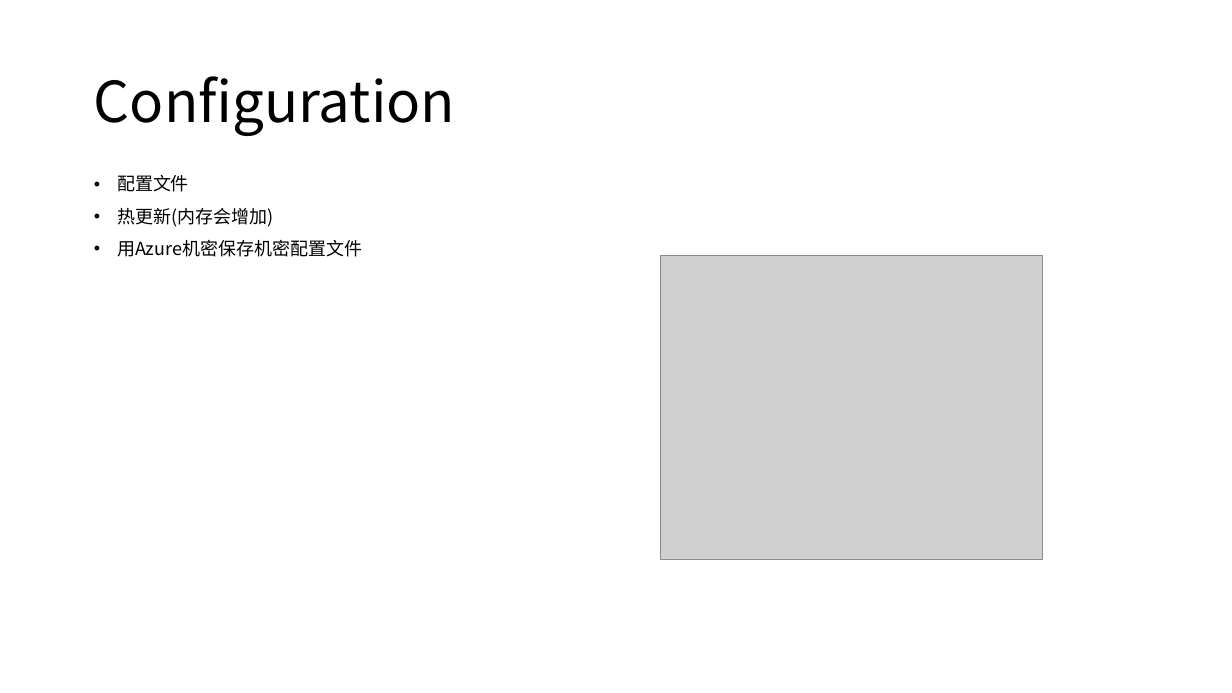
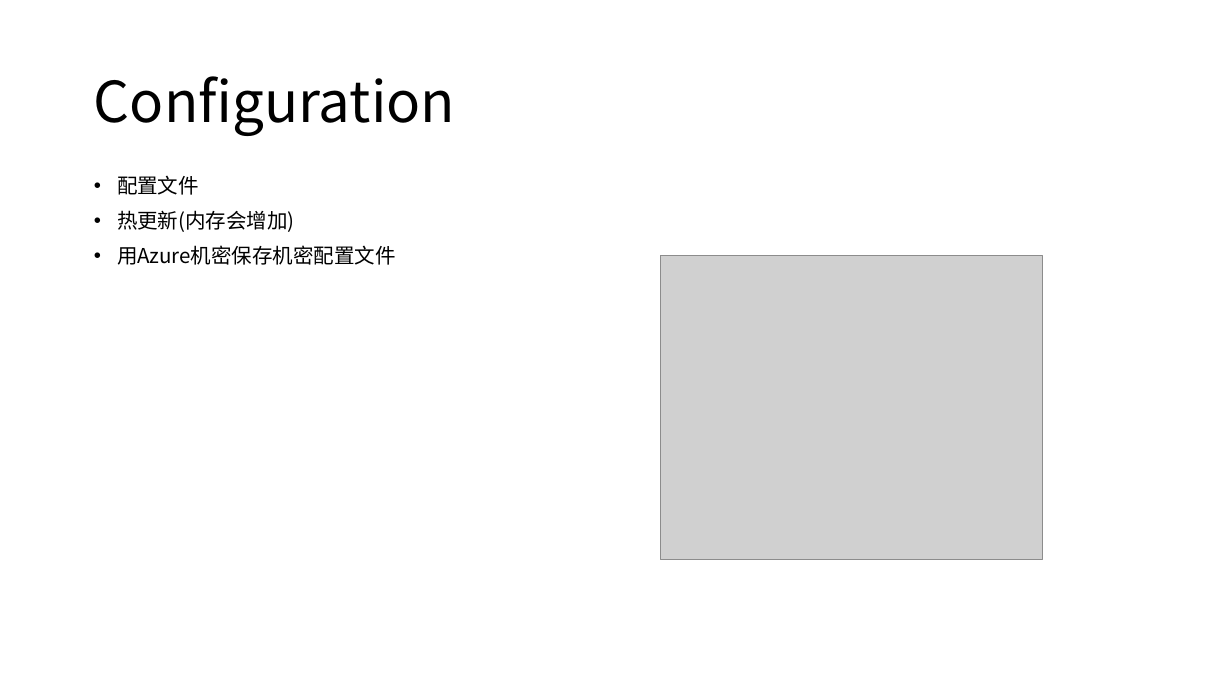
Before and after one commit to axzxs2001/aspnetcore5.0, a slide deck: slide 9 of aspnetcore3.0course/docs/aspnetcore3.0course.pptx (slide 8 before the commit). Drawn at 1232x693 pixels with LibreOffice and Linux fonts; fonts in the diff are those of the drawing; grey boxes stand for pictures. Boxes give left, top, right and bottom in pixels: in the first picture for what was removed or moved away, otherwise in the second. Text is boxed around its words. In the diff, an @@ line names an element or a change of style, - is before the commit and + after.

```diff
--- a/aspnetcore3.0course/docs/aspnetcore3.0course.pptx
+++ b/aspnetcore3.0course/docs/aspnetcore3.0course.pptx
@@ text "配置文件" at [117,176,396,265]: size 14 to 16 pt @@
```
Also in this commit, not shown: 9 other slides changed, 6 slides added, 3 other files.
